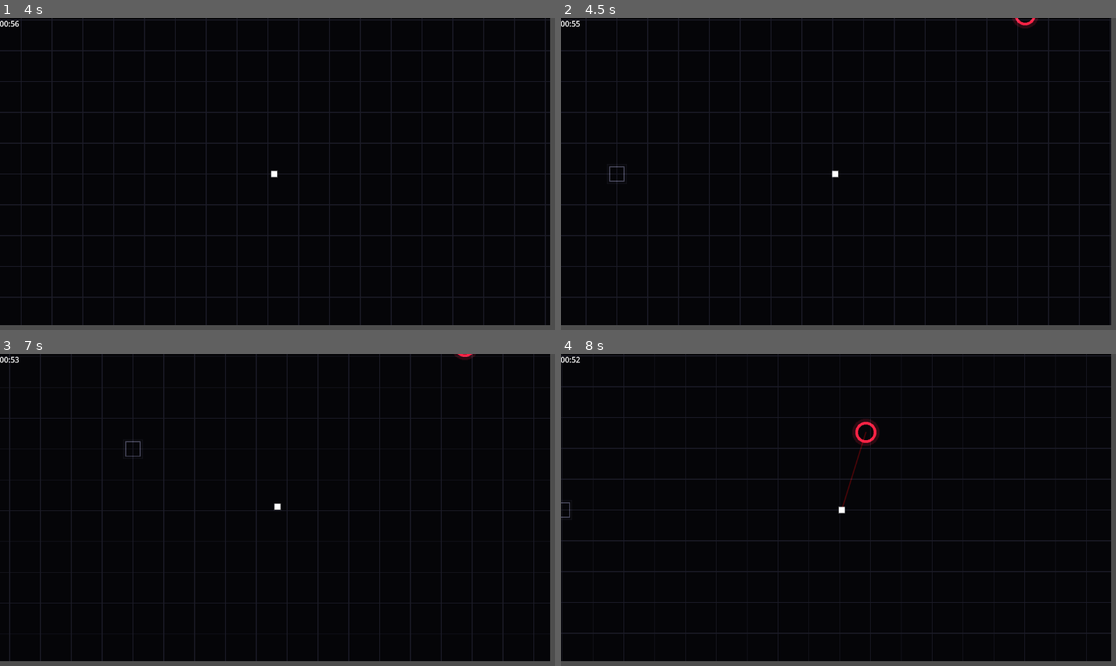
Above: before the commit, frames 1-4 (two rows, left to right).
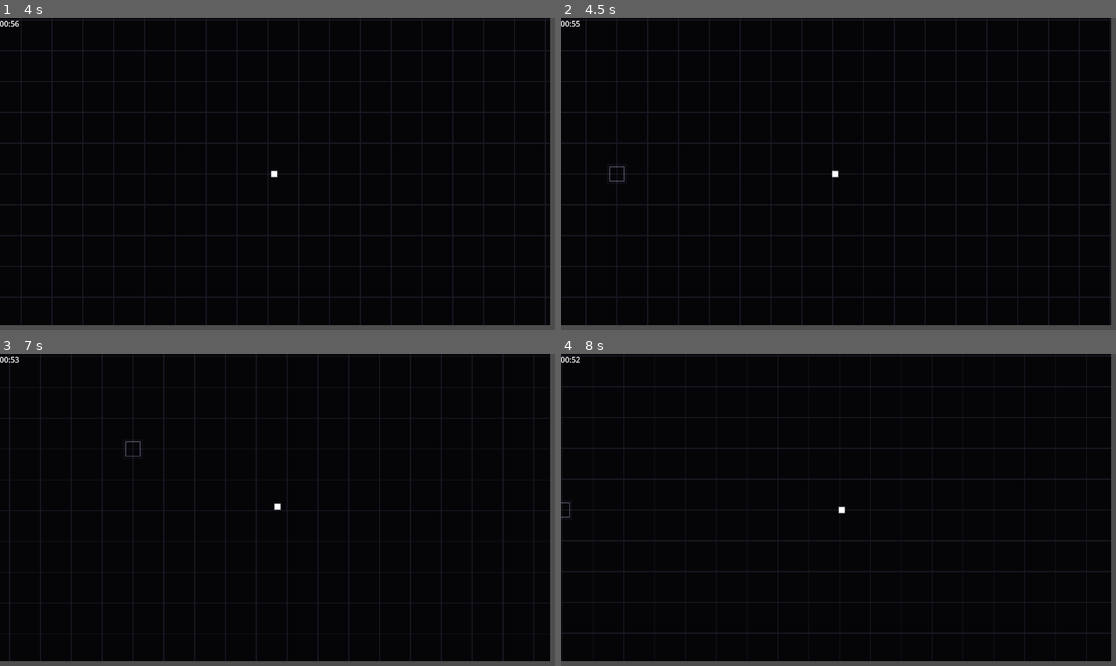
Above: after the commit, the same moments.

Repository: AnonymousXavier/ink-void
Game: Godot game, scene res://Scenes/world.tscn
Two runs of this game, one before a commit and one after it. Both use one fixed random seed, a clock stepped at 60 frames per second and the inputs below. This scene is started directly instead of the project's main scene.
Inputs (mouse positions are in pixels of both pictures, inside the frame that each line leads up to):
- Up to frame 1 (4 s): tap Enter at 0.5, 3.5 s; move the mouse to (399, 158) at 0.52 s; hold Right (right) 0.53-1.28 s; tap Shift (dash) at 0.6, 1.55, 2.1, 3.05, 3.6 s; click (399, 158) at 0.67 s; tap Space (parry) at 0.8, 1.35, 2.3, 2.75, 2.85, 3.8 s; move the mouse to (166, 189) at 1.27 s; hold Down (down) 1.28-2.03 s; move the mouse to (333, 105) at 2.02 s; hold Right (right) 2.03-2.78 s; move the mouse to (249, 236) at 2.77 s; hold Up (up) 2.78-3.53 s; click (249, 236) at 2.92 s; move the mouse to (444, 220) at 3.52 s; hold Left (left) from 3.53 s (still down)
- Up to frame 2 (4.5 s): keep holding Left (left); move the mouse to (672, 127) at 4.27 s; tap Space (parry) at 4.35 s
- Up to frame 3 (7 s): tap Shift (dash) at 4.55, 5.1, 6.05, 6.6 s; tap Space (parry) at 5, 5.3, 5.85, 6.8 s; move the mouse to (305, 510) at 5.02 s; release Left (left) at 5.03 s; hold Down (down) 5.03-5.78 s; click (305, 510) at 5.17 s; move the mouse to (194, 432) at 5.77 s; hold Right (right) 5.78-6.53 s; tap Enter at 6.5 s; move the mouse to (399, 494) at 6.52 s; hold Up (up) from 6.53 s (still down)
- Up to frame 4 (8 s): move the mouse to (727, 525) at 7.27 s; release Up (up) at 7.28 s; hold Right (right) from 7.28 s (still down); tap Space (parry) at 7.35 s; click (727, 525) at 7.42 s; tap Shift (dash) at 7.55 s

Frame 1 is identical in both runs. In frame 2, less than 0.1% of the frame differs, in the area x 81-86%, y 0-4%; in frame 3, less than 0.1%; in frame 4, 0.3%, in the area x 50-58%, y 20-49%.
Error after the commit: Invalid call. Nonexistent function 'duplicate' in base 'RefCounted (MeeleData)'. (res://AutoLoads/Factories.gd:68)

Commit message:
Changed Resource Types to RefCounter
Also created ShieldData

Diff:
--- a/AutoLoads/Stats.gd
+++ b/AutoLoads/Stats.gd
@@ -35,6 +35,20 @@
 	}
 }
 
+# Stats.gd
+
+# Explicit enemy density curves mapping
+const WAVE_SPAWN_WEIGHTS = {
+	1: { Enums.ENTITY_TYPES.NORMAL_ENEMY: 100 },
+	2: { Enums.ENTITY_TYPES.NORMAL_ENEMY: 90,  Enums.ENTITY_TYPES.SNIPER_ENEMY: 10 },
+	3: { Enums.ENTITY_TYPES.NORMAL_ENEMY: 80,  Enums.ENTITY_TYPES.SNIPER_ENEMY: 20 },
+	4: { Enums.ENTITY_TYPES.NORMAL_ENEMY: 70,  Enums.ENTITY_TYPES.SNIPER_ENEMY: 30 },
+	5: { Enums.ENTITY_TYPES.NORMAL_ENEMY: 60,  Enums.ENTITY_TYPES.SNIPER_ENEMY: 40 },
+	6: { Enums.ENTITY_TYPES.NORMAL_ENEMY: 55,  Enums.ENTITY_TYPES.SNIPER_ENEMY: 45 },
+	7: { Enums.ENTITY_TYPES.NORMAL_ENEMY: 50,  Enums.ENTITY_TYPES.SNIPER_ENEMY: 50 }, # Peak 50/50 Skill Check
+	8: { Enums.ENTITY_TYPES.NORMAL_ENEMY: 45,  Enums.ENTITY_TYPES.SNIPER_ENEMY: 45, Enums.ENTITY_TYPES.TANK_ENEMY: 10 } # Tanks arrive!
+}
+
 func _ready() -> void:
 	# Automate component dictionary generation straight from the profiles source
 	for enemy_type in ENEMY_PROFILES.keys():
@@ -58,3 +72,19 @@
 		health_data[enemy_type] = Misc.create_health_data(
 			profile["health"]
 		)
+
+# Generates procedural scaling for infinite runs past wave 8
+static func get_spawn_weights_for_wave(wave: int) -> Dictionary:
+	if WAVE_SPAWN_WEIGHTS.has(wave):
+		return WAVE_SPAWN_WEIGHTS[wave]
+
+	# Beyond wave 8, slowly bleed out the normal swarms to make room for heavy threats
+	var sniper_weight = min(45, 45 + (wave - 8))
+	var tank_weight = min(35, 10 + ((wave - 8) * 3))
+	var normal_weight = max(20, 100 - sniper_weight - tank_weight)
+
+	return {
+		Enums.ENTITY_TYPES.NORMAL_ENEMY: normal_weight,
+		Enums.ENTITY_TYPES.SNIPER_ENEMY: sniper_weight,
+		Enums.ENTITY_TYPES.TANK_ENEMY: tank_weight
+	}
--- a/Resources/AlignmentData.gd
+++ b/Resources/AlignmentData.gd
@@ -1,4 +1,4 @@
-extends Resource
+extends RefCounted
 class_name AlignmentData
 
 @export var alignment: Enums.ALIGNMENTS
--- a/Resources/BankData.gd
+++ b/Resources/BankData.gd
@@ -1,4 +1,4 @@
-extends Node
+extends RefCounted
 class_name BankData
 
 @export var gold: int = 0
--- a/Resources/DashData.gd
+++ b/Resources/DashData.gd
@@ -1,4 +1,4 @@
-extends Resource
+extends RefCounted
 class_name DashData
 
 var start_position: Vector2 = Vector2.ZERO
--- a/Resources/FlashData.gd
+++ b/Resources/FlashData.gd
@@ -1,4 +1,4 @@
-extends Resource
+extends RefCounted
 class_name FlashData
 
 var time_left: float = 0.05 # Exactly 3 frames at 60fps
--- a/Resources/GoldValueData.gd
+++ b/Resources/GoldValueData.gd
@@ -1,4 +1,4 @@
-extends Node
+extends RefCounted
 class_name GoldValueData
 
-@export var gold: int = 0
+var gold: int = 0
--- a/Resources/GridFootprintData.gd
+++ b/Resources/GridFootprintData.gd
@@ -1,4 +1,4 @@
-extends Node
+extends RefCounted
 class_name  GridFootprintData
 
 @export var grid_size: Vector2i
--- a/Resources/HealthData.gd
+++ b/Resources/HealthData.gd
@@ -1,5 +1,5 @@
-extends Node
+extends RefCounted
 class_name HealthData
 
-@export var health: float
-@export var maxHealth: float
+var health: float
+var maxHealth: float
--- a/Resources/HomingData.gd
+++ b/Resources/HomingData.gd
@@ -1,4 +1,4 @@
-extends Resource
+extends RefCounted
 class_name HomingData
 
 @export var target_id: int
--- a/Resources/InteractableData.gd
+++ b/Resources/InteractableData.gd
@@ -1,4 +1,4 @@
-extends Resource
+extends RefCounted
 class_name InteractableData
 
 var interaction_radius: float = 100.0
--- a/Resources/MeeleData.gd
+++ b/Resources/MeeleData.gd
@@ -1,12 +1,11 @@
-extends Resource
+extends RefCounted
 class_name MeeleData
 
-@export_group("Core Stats")
-@export var attack_range: int # Cells it covers
-@export var damage: float
-@export var fire_rate: float # Bullets per sec
-@export var target_id: int
-@export var pierce_count: int = 0 # How many more enemies THIS specific bullet can hit
-@export var mass: float
+var attack_range: int # Cells it covers
+var damage: float
+var fire_rate: float # Bullets per sec
+var target_id: int
+var pierce_count: int = 0 # How many more enemies THIS specific bullet can hit
+var mass: float
 
 var hit_targets: Array[int] = []
--- a/Resources/ParryData.gd
+++ b/Resources/ParryData.gd
@@ -1,12 +1,12 @@
-extends Resource
+extends RefCounted
 class_name ParryData
 
 enum State { READY, PARRYING, RECOVERING, FROZEN_AIMING }
 
-@export var current_state: State = State.READY
-@export var timer: float = 0.0
-@export var hijacked_bullet_id: int = -1 # Caches the intercepted bullet
-@export var parry_pierce_bonus: int = 0 # How many enemies a parried bullet will rip through
+var current_state: State = State.READY
+var timer: float = 0.0
+var hijacked_bullet_id: int = -1 # Caches the intercepted bullet
+var parry_pierce_bonus: int = 0 # How many enemies a parried bullet will rip through
 
 var parry_damage_bonus: int = 0
 var parry_speed_multiplier: float = 1.0
--- a/Resources/PlayerInputData.gd
+++ b/Resources/PlayerInputData.gd
@@ -1,8 +1,8 @@
-extends Resource
+extends RefCounted
 class_name PlayerInputData
 
-@export var direction: Vector2 = Vector2.ZERO
-@export var parry_pressed: bool = false
-@export var aim_position: Vector2 = Vector2.ZERO
-@export var fire_pressed: bool = false
-@export var dash_pressed: bool = false
+var direction: Vector2 = Vector2.ZERO
+var parry_pressed: bool = false
+var aim_position: Vector2 = Vector2.ZERO
+var fire_pressed: bool = false
+var dash_pressed: bool = false
--- a/Resources/ProjectileWeaponData.gd
+++ b/Resources/ProjectileWeaponData.gd
@@ -1,13 +1,12 @@
-extends Resource
+extends RefCounted
 class_name ProjectileWeaponData
 
-@export_group("Core Stats")
-@export var attack_range: int # Cells it covers
-@export var damage: float
-@export var fire_rate: float # Bullets per sec
-@export var target_id: int
+var attack_range: int # Cells it covers
+var damage: float
+var fire_rate: float # Bullets per sec
+var target_id: int
 
-@export var target_alignments: Array[Enums.ALIGNMENTS]
+var target_alignments: Array[Enums.ALIGNMENTS]
 
 var is_aiming: bool = false
 var aim_timer: float = 0.0
--- a/Resources/RenderData.gd
+++ b/Resources/RenderData.gd
@@ -1,10 +1,10 @@
-extends Resource
+extends RefCounted
 class_name RenderingData
 
-@export var texture: Texture2D
-@export var highted_texture: Texture2D
-@export var modulate: Color = Color.WHITE
-@export var frozen_texture: Texture2D
-@export var rendering_scale: Vector2 = Vector2.ONE
+var texture: Texture2D
+var highted_texture: Texture2D
+var modulate: Color = Color.WHITE
+var frozen_texture: Texture2D
+var rendering_scale: Vector2 = Vector2.ONE
 
 var is_parry_highlighted: bool = false
--- a/Resources/RenderProfile.gd
+++ b/Resources/RenderProfile.gd
@@ -1,10 +1,10 @@
-extends Resource
+extends RefCounted
 class_name RenderProfile
 
-@export var shape_type: Enums.SHAPE_TYPES
-@export var core_color: Color
-@export var glow_color: Color
-@export var is_hollow: bool
-@export var border_width: int
-@export var width: int
-@export var height: int
+var shape_type: Enums.SHAPE_TYPES
+var core_color: Color
+var glow_color: Color
+var is_hollow: bool
+var border_width: int
+var width: int
+var height: int
--- /dev/null
+++ b/Resources/ShieldData.gd
@@ -0,0 +1,5 @@
+class_name ShieldData
+extends RefCounted
+
+# If true, the next fatal hit is ignored.
+var is_active: bool = false
--- a/Resources/ShockwaveData.gd
+++ b/Resources/ShockwaveData.gd
@@ -1,7 +1,7 @@
-extends Resource
+extends RefCounted
 class_name ShockWaveData
 
 
-@export var radius: float = 0.0
-@export var max_radius = 2000.0
-@export var speed = 1500.0
+var radius: float = 0.0
+var max_radius = 2000.0
+var speed = 1500.0
--- a/Resources/StalkerData.gd
+++ b/Resources/StalkerData.gd
@@ -1,4 +1,4 @@
 extends Resource
 class_name StalkerData
 
-@export var target_id: int
+var target_id: int
--- a/Resources/TransformData.gd
+++ b/Resources/TransformData.gd
@@ -1,5 +1,5 @@
-extends Resource
+extends RefCounted
 class_name TransformData
 
-@export var position: Vector2
-@export var rotation: float = 0
+var position: Vector2
+var rotation: float = 0
--- a/Resources/Velocity_Data.gd
+++ b/Resources/Velocity_Data.gd
@@ -1,5 +1,5 @@
-extends Resource
+extends RefCounted
 class_name VelocityData
 
-@export var speed: float = 0.0
-@export var direction: Vector2 = Vector2.ZERO
+var speed: float = 0.0
+var direction: Vector2 = Vector2.ZERO
--- a/Resources/countdownData.gd
+++ b/Resources/countdownData.gd
@@ -1,8 +1,8 @@
-extends Resource
+extends RefCounted
 class_name CountDownData
 
-@export var action: Enums.COUNTDOWN_ACTIONS
-@export var started: bool = false
+var action: Enums.COUNTDOWN_ACTIONS
+var started: bool = false
 
-@export var time_left: float = 0.0
-@export var wait_time: float = 0.0
+var time_left: float = 0.0
+var wait_time: float = 0.0
--- a/Systems/enemy_manager.gd
+++ b/Systems/enemy_manager.gd
@@ -1,11 +1,7 @@
 extends Node
 class_name EnemyManager
 
-var start_time: int
 var enemies_currently_alive = 0
-
-func _ready() -> void:
-	start_time = Time.get_ticks_msec()
 
 func update() -> void:
 	if not Cache.is_ready:
@@ -17,49 +13,67 @@
 	enemies_currently_alive = len(SceneInstances.entity_manager.is_an_enemy)
 	handle_enemy_spawning()
 
-func get_enemies_expected_on_screen(secs_passed: int):
-	var minimum_enemies_expected = 0
-	return sin(deg_to_rad(secs_passed)) * 3 + minimum_enemies_expected
+func get_max_enemies_allowed(wave: int) -> int:
+	# Wave 1 allows 2 enemies. Every new wave raises the simultaneous cap by 3.
+	# Wave 8 (when Tanks arrive) will allow 26 enemies on screen at once.
+	return 2 + ((wave - 1) * 3)
 
 func handle_enemy_spawning():
-	var secs_passed = (Time.get_ticks_msec() - start_time) / 1000
-	if get_enemies_expected_on_screen(secs_passed) > enemies_currently_alive:
-		spawn_enemy()
+	var wave_sys = SceneInstances.wave_system
+	var current_wave = wave_sys.current_wave
 
-func spawn_enemy(): # A higher level function, spawn enemy a random an enemy at a random coord outside screen boundaries
-	var enemy_type = Enums.ENTITY_TYPES.NORMAL_ENEMY
-	var camera = SceneInstances.camera
+	# Keep spawning instantly until the screen is full for this specific wave level
+	if enemies_currently_alive < get_max_enemies_allowed(current_wave):
+		spawn_enemy(current_wave)
+
+func spawn_enemy(wave: int):
 	var entity_manager = SceneInstances.entity_manager
 
+	var weights = Stats.get_spawn_weights_for_wave(wave)
+	var total_weight = 0
+
+	for w in weights.values():
+		total_weight += w
+
+	var roll = Constants.RNG.randi_range(0, total_weight)
+	var enemy_type = Enums.ENTITY_TYPES.NORMAL_ENEMY # Fallback
+
+	var running_sum = 0
+	for type_key in weights.keys():
+		running_sum += weights[type_key]
+		if roll <= running_sum:
+			enemy_type = type_key
+			break
+
+	# POSITION CALCULATIONS
+	var camera = SceneInstances.camera
 	var cam_center = camera.position
 	var cam_size = camera.get_size()
 
 	var direction = Vector2i(1 if Constants.RNG.randi_range(0, 1) else -1, 1 if Constants.RNG.randi_range(0, 1) else -1)
-	var x = Constants.RNG.randf_range(cam_size.y / 2, cam_size.y)
-	var y = Constants.RNG.randf_range(cam_size.y / 2, cam_size.y)
+	var x = Constants.RNG.randf_range(cam_size.x / 2.0, cam_size.x)
+	var y = Constants.RNG.randf_range(cam_size.y / 2.0, cam_size.y)
 	var spawn_pos = Vector2i(cam_center) + Vector2i(x,y) * direction
 
+	# SYNCHRONOUS CREATION
 	var enemy_id = Factories.create_enemy(enemy_type, spawn_pos)
 
-	# --- THE ESCALATION MULTIPLIER ---
-	var wave_sys = SceneInstances.wave_system
-	if wave_sys:
-		var wave = wave_sys.current_wave
-		var render = entity_manager.render_components.get(enemy_id)
-		var health = entity_manager.health_components.get(enemy_id)
-		var velocity = entity_manager.velocity_components.get(enemy_id)
+	var render = entity_manager.render_components.get(enemy_id)
+	var health = entity_manager.health_components.get(enemy_id)
+	var velocity = entity_manager.velocity_components.get(enemy_id)
 
-		# +50% HP per wave, +20% Speed per wave
+	if health and velocity:
+		# +25% HP per wave, +10% Speed per wave
 		var hp_multiplier: float = 1.0 + ((wave - 1) * 0.25)
 		var speed_multiplier: float = 1.0 + ((wave - 1) * 0.1)
 
 		health.maxHealth = max(1, int(health.maxHealth * hp_multiplier))
 		health.health = health.maxHealth
-
 		velocity.speed *= speed_multiplier
 
-		# Tint the enemies slightly red as they get stronger
-		var red_tint = min(1.0, 0.1 * wave)
-		render.modulate = Color(1.0, 1.0 - red_tint, 1.0 - red_tint)
+	if render:
+		# Tint the enemies slightly darker/redder as they get mathematically stronger
+		var red_tint = min(1.0, 0.08 * wave)
+		render.modulate = render.modulate * Color(1.0, 1.0 - red_tint, 1.0 - red_tint, 1.0)
 
 	SceneInstances.entity_manager.add_entity_to_a_chunk(spawn_pos, enemy_id)
--- a/Systems/entity_manager.gd
+++ b/Systems/entity_manager.gd
@@ -23,7 +23,7 @@
 var shockwave_components: Dictionary [int, ShockWaveData] = {}
 var dash_components: Dictionary[int, DashData] = {}
 var interactable_components: Dictionary[int, InteractableData] = {}
-
+var shield_components: Dictionary[int, ShieldData] = {}
 # Tags
 var is_an_enemy: Dictionary[int, bool] = {}
 var is_a_bullet: Dictionary[int, bool] = {}
Not shown, added: Resources/ShieldData.gd.uid
